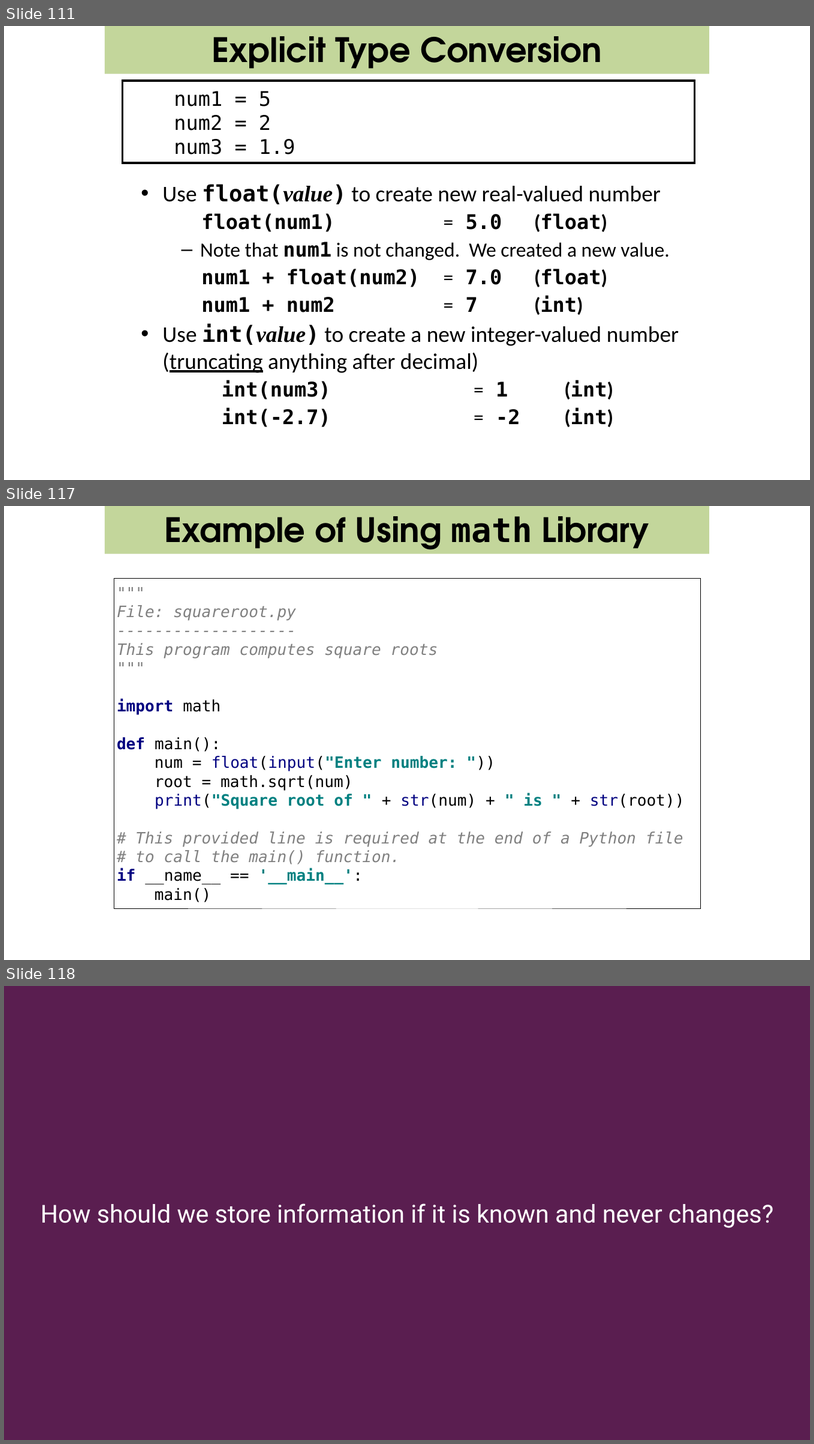
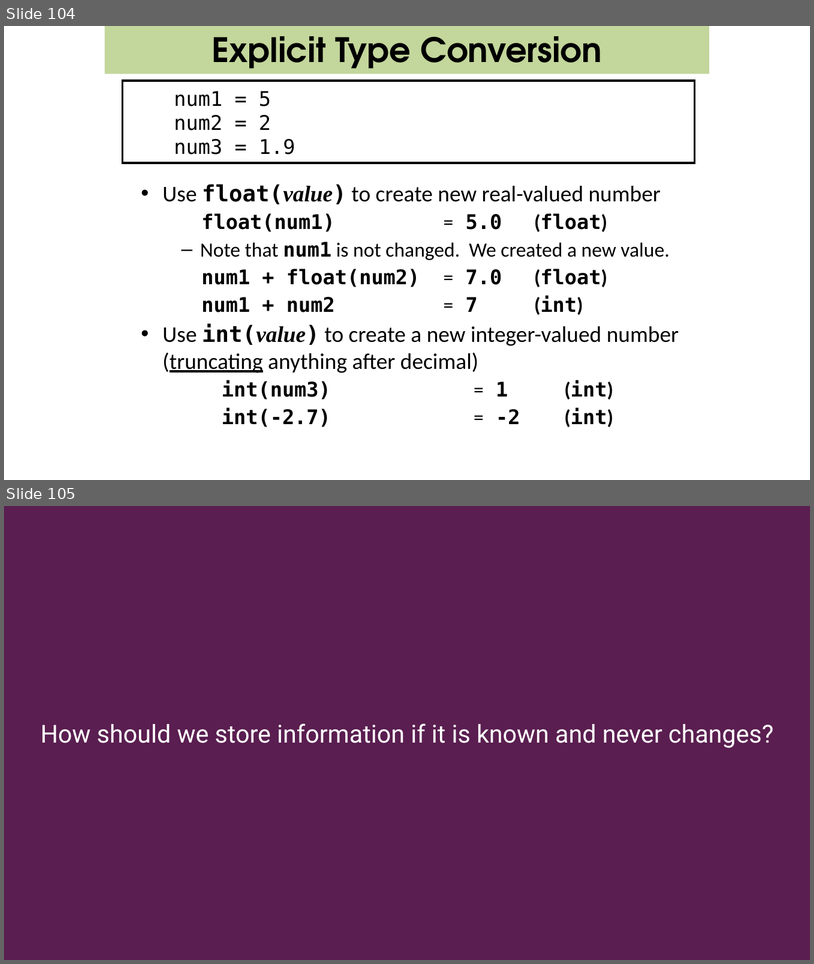
Before and after one commit to csbridge/csbridge2020, a slide deck: docs/slides/IntroPython_Variable_Math_RandomNumbers.pptx. Shown one above the other, each under a label of ours: slides 111, 117 and 118 before the commit, slides 104 and 105 after it; the slides between them are not shown. The pictures are 814x1444 and 814x964 pixels, drawn with LibreOffice and Linux fonts; fonts in the diff are those of the drawing. Boxes give left, top, right and bottom in pixels: in the first picture for what was removed or moved away, otherwise in the second. Text is boxed around its words. In the diff, an @@ line names an element or a change of style, - is before the commit and + after.

Commit message:
Removed Math Lib and Random Number from Day3Am slides

```diff
--- a/docs/slides/IntroPython_Variable_Math_RandomNumbers.pptx
+++ b/docs/slides/IntroPython_Variable_Math_RandomNumbers.pptx
@@ slide 117 removed at <box>4,506,810,960</box>, background #FFFFFF @@
@@ rectangle removed at <box>105,506,710,553</box> @@
@@ text removed at <box>164,516,650,556</box> @@
-Example of Using math Library
@@ rectangle removed at <box>114,578,701,907</box> @@
-"""
-File: squareroot.py
--------------------
-This program computes square roots
-"""
-import math
-def main():
-num = float(input("Enter number: "))
-root = math.sqrt(num)
-print("Square root of " + str(num) + " is " + str(root))
-# This provided line is required at the end of a Python file
-# to call the main() function.
-if __name__ == '__main__':
-main()
@@ what was slide 111 is now slide 104 @@
@@ what was slide 118 is now slide 105 @@
```
Also in this commit, not shown: 2 slides changed, 22 other slides removed, 1 other file.
